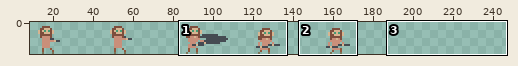
Sprite sheet, stored at rughai/sprites/rughai/male/iryo/iryo_atk_0.png. Above: a wide view before the commit, with the close-up outlined.
Close-up. First the earlier version:
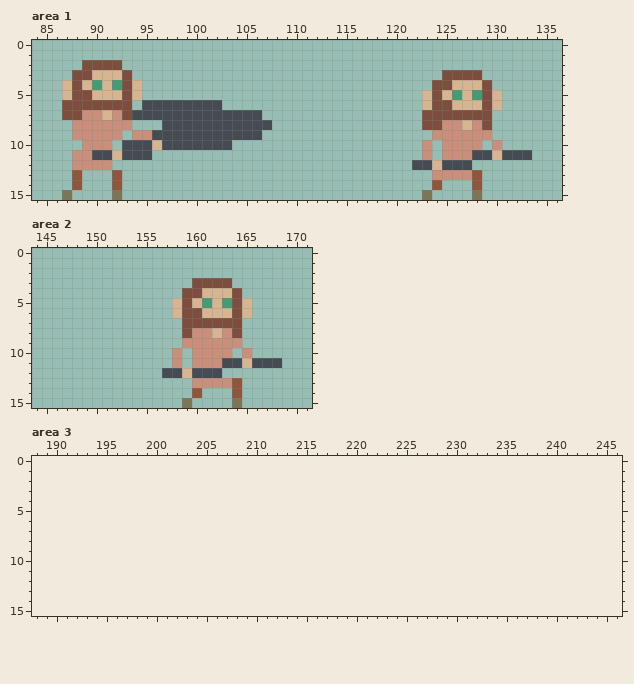
The file is 180x16 pixels. Shown: area 1: x 84..136, y 0..15; area 2: x 144..171, y 0..15; area 3: x 188..246, y 0..15. The old version is drawn lined up with the new one, on the new canvas. The wide view leaves out empty margins.
The same view after the edit:
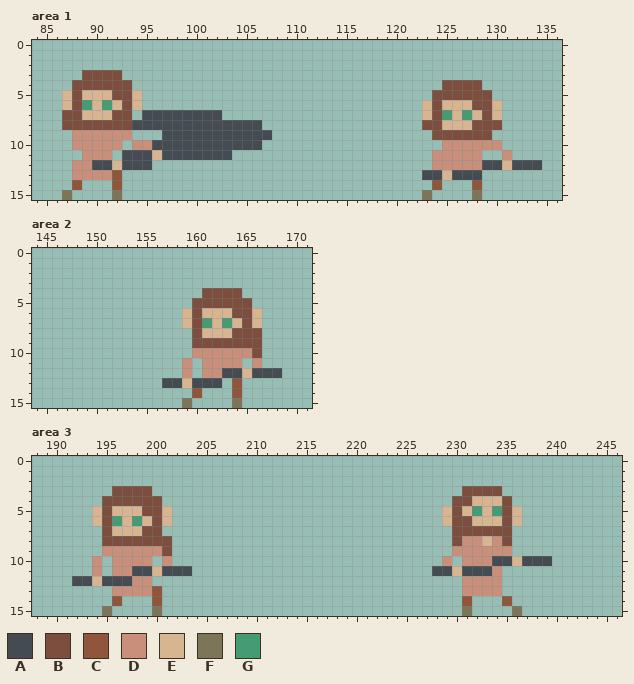
Palette (. is transparent): A #454b52  B #7d4e3d  C #8f563b  D #c98f7a  E #d7b591  F #7c7558  G #459b74
Commit message: Started new Iryo attack
Edits made:
canvas 180x16 -> 252x16
--- area 1
@@ x 84..136 @@
  1 .....................................................
- 2 .....BBBB............................................
- 3 ....BBEEEB...............................BBBB........
- 4 ...EBEGEGBE.............................BBEEEB.......
- 5 ...EBBEEEBE............................EBEGEGBE......
- 6 ...BBBBBBB.AAAAAAAA....................EBBEEEBE......
- 7 ...BBDDEDBAAAAAAAAAAAAA................BBBBBBB.......
- 8 ....DDDDDD...AAAAAAAAAAA...............BBDDEDB.......
- 9 ....DDDDD.DDAAAAAAAAAAA.................DDDDDD.......
-10 .....DDD.AAAEAAAAAAA...................D.DDDD.D......
-11 ....DDAAEAAA...........................D.DDDAAEAAA...
-12 ....DDDD..............................AAEAAA.........
-13 ....C...C...............................DDDDC........
+ 2 .....................................................
+ 3 .....BBBB............................................
+ 4 ....BBBBBB...............................BBBB........
+ 5 ...EBEEEBBE.............................BBBBBB.......
+ 6 ...EBGEGEBE............................EBEEEBBE......
+ 7 ...BBEEEBB.AAAAAAAA....................EBGEGEBE......
+ 8 ...BBBBBBBAAAAAAAAAAAAA................BBEEEBBB......
+ 9 ....DDDDDD...AAAAAAAAAAA................BBBBBB.......
+10 ....DDDDD.DDAAAAAAAAAAA..................DDDDDD......
+11 .....DDD.AAAEAAAAAAA....................DDDDD..D.....
+12 ....DDAAEAAA............................DDDDDAAEAAA..
+13 ....DDDDC..............................AAEAAA........
 14 ....C...C...............................C...C........
--- area 2
@@ x 155..170 @@
  2 ................
- 3 .....BBBB.......
- 4 ....BBEEEB......
- 5 ...EBEGEGBE.....
- 6 ...EBBEEEBE.....
- 7 ....BBBBBB......
- 8 ....BDDEDB......
- 9 ....DDDDDD......
-10 ...D.DDDD.D.....
-11 ...D.DDDAAEAAA..
-12 ..AAEAAA........
-13 .....DDDDC......
+ 3 ................
+ 4 ......BBBB......
+ 5 .....BBBBBB.....
+ 6 ....EBEEEBBE....
+ 7 ....EBGEGEBE....
+ 8 .....BEEEBBB....
+ 9 .....BBBBBBB....
+10 .....DDDDDDB....
+11 ....D.DDDD.D....
+12 ....D.DDAAEAAA..
+13 ..AAEAAA.C......
 14 .....C...C......
--- area 3
@@ x 188..246 @@
  2 ...........................................................
- 3 ...........................................................
- 4 ...........................................................
- 5 ...........................................................
- 6 ...........................................................
- 7 ...........................................................
- 8 ...........................................................
- 9 ...........................................................
-10 ...........................................................
-11 ...........................................................
-12 ...........................................................
-13 ...........................................................
-14 ...........................................................
-15 ...........................................................
+ 3 ........BBBB...............................BBBB............
+ 4 .......BBBBBB.............................BBEEEB...........
+ 5 ......EBEEEBBE...........................EBEGEGBE..........
+ 6 ......EBGEGEBE...........................EBBEEEBE..........
+ 7 .......BEEEBB.............................BBBBBB...........
+ 8 .......BBBBBBB............................BDDEDB...........
+ 9 .......DDDDDDB............................DDDDDD...........
+10 ......D.DDDD.D...........................D.DDDAAEAAA.......
+11 ......D.DDAAEAAA........................AAEAAAD............
+12 ....AAEAAADD...............................DDDD............
+13 ........DDDDC..............................DDDD............
+14 ........C...C..............................C...C...........
+15 .......F....F..............................F....F..........
